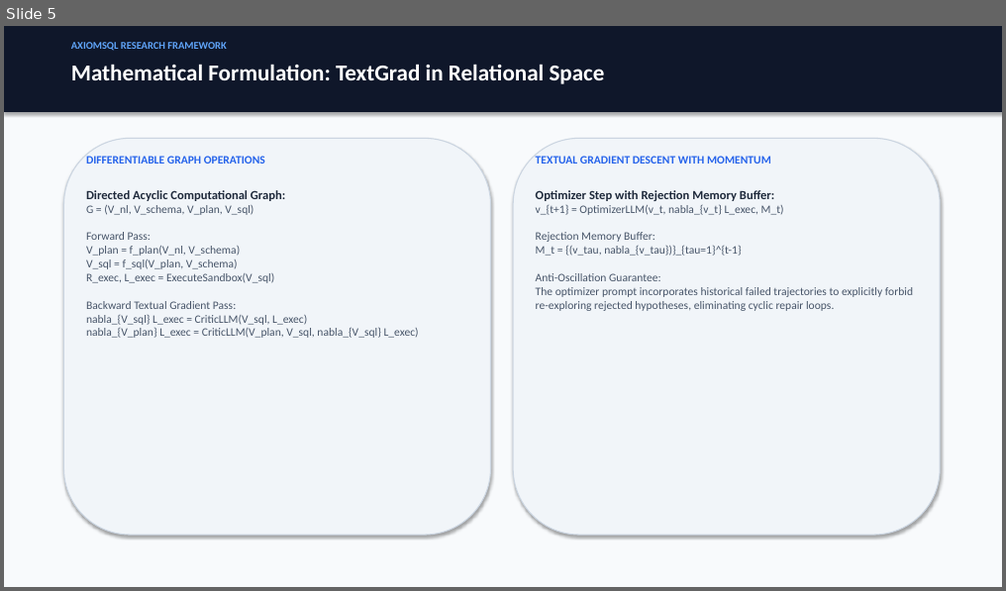
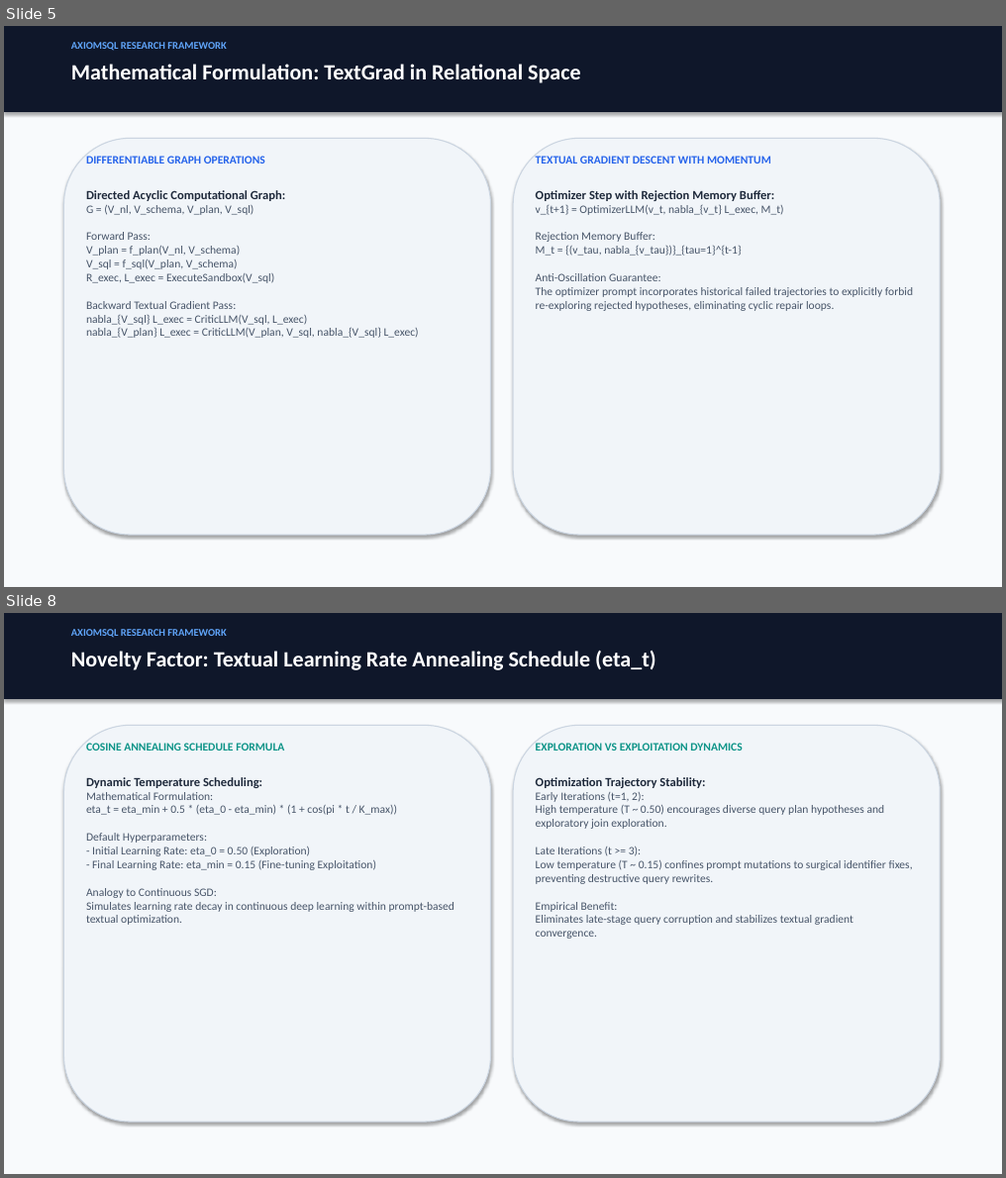
Before and after one commit to DharshiniPES/axiom-sql-textgrad, a slide deck: presentation/AxiomSQL_Presentation.pptx. Shown one above the other, each under a label of ours: slide 5 before the commit, slides 5 and 8 after it; the slides between them are not shown. The pictures are 1006x591 and 1006x1178 pixels, drawn with LibreOffice and Linux fonts; fonts in the diff are those of the drawing. Boxes give left, top, right and bottom in pixels: in the first picture for what was removed or moved away, otherwise in the second. Text is boxed around its words. In the diff, an @@ line names an element or a change of style, - is before the commit and + after.

Commit message:
feat(novelty): add adversarial perturbation, ast divergence, lr annealing, and new 14-slide ppt

```diff
--- a/presentation/AxiomSQL_Presentation.pptx
+++ b/presentation/AxiomSQL_Presentation.pptx
@@ slide 8 added at [4,613,1002,1174], background #F8FAFC @@
@@ rectangle added at [4,613,1002,699], fill #0F172A @@
@@ text added at [71,629,226,638], 10 pt, text #60A5FA, bold @@
+AXIOMSQL RESEARCH FRAMEWORK
@@ text added at [71,651,656,670], 21 pt, text #FFFFFF, bold @@
+Novelty Factor: Textual Learning Rate Annealing Schedule (eta_t)
@@ rounded rectangle added at [63,725,491,1122], fill #F1F5F9, outline #CBD5E1 1 pt @@
@@ rounded rectangle added at [513,725,940,1122], fill #F1F5F9, outline #CBD5E1 1 pt @@
@@ text added at [86,743,284,751], 11 pt, text #0D9488, bold @@
+COSINE ANNEALING SCHEDULE FORMULA
@@ text added at [536,743,742,751], 11 pt, text #0D9488, bold @@
+EXPLORATION VS EXPLOITATION DYNAMICS
@@ text added at [86,777,454,925], 11 pt, text #475569 @@
+Dynamic Temperature Scheduling:
+Mathematical Formulation:
+eta_t = eta_min + 0.5 * (eta_0 - eta_min) * (1 + cos(pi * t / K_max))
+Default Hyperparameters:
+- Initial Learning Rate: eta_0 = 0.50 (Exploration)
+- Final Learning Rate: eta_min = 0.15 (Fine-tuning Exploitation)
+Analogy to Continuous SGD:
+Simulates learning rate decay in continuous deep learning within prompt-based textual optimization.
@@ text added at [536,777,913,939], 11 pt, text #475569 @@
+Optimization Trajectory Stability:
+Early Iterations (t=1, 2):
+High temperature (T ~ 0.50) encourages diverse query plan hypotheses and exploratory join exploration.
+Late Iterations (t >= 3):
+Low temperature (T ~ 0.15) confines prompt mutations to surgical identifier fixes, preventing destructive query rewrites.
+Empirical Benefit:
+Eliminates late-stage query corruption and stabilizes textual gradient convergence.
@@ slide 5 changed as well @@
@@ text "Mathematical Formulation: TextGrad in Relational ..." at [71,64,580,83]: size 22 to 21 pt @@
```
Also in this commit, not shown: 8 other slides changed, 4 other slides added, 3 slides removed, 17 other files.
